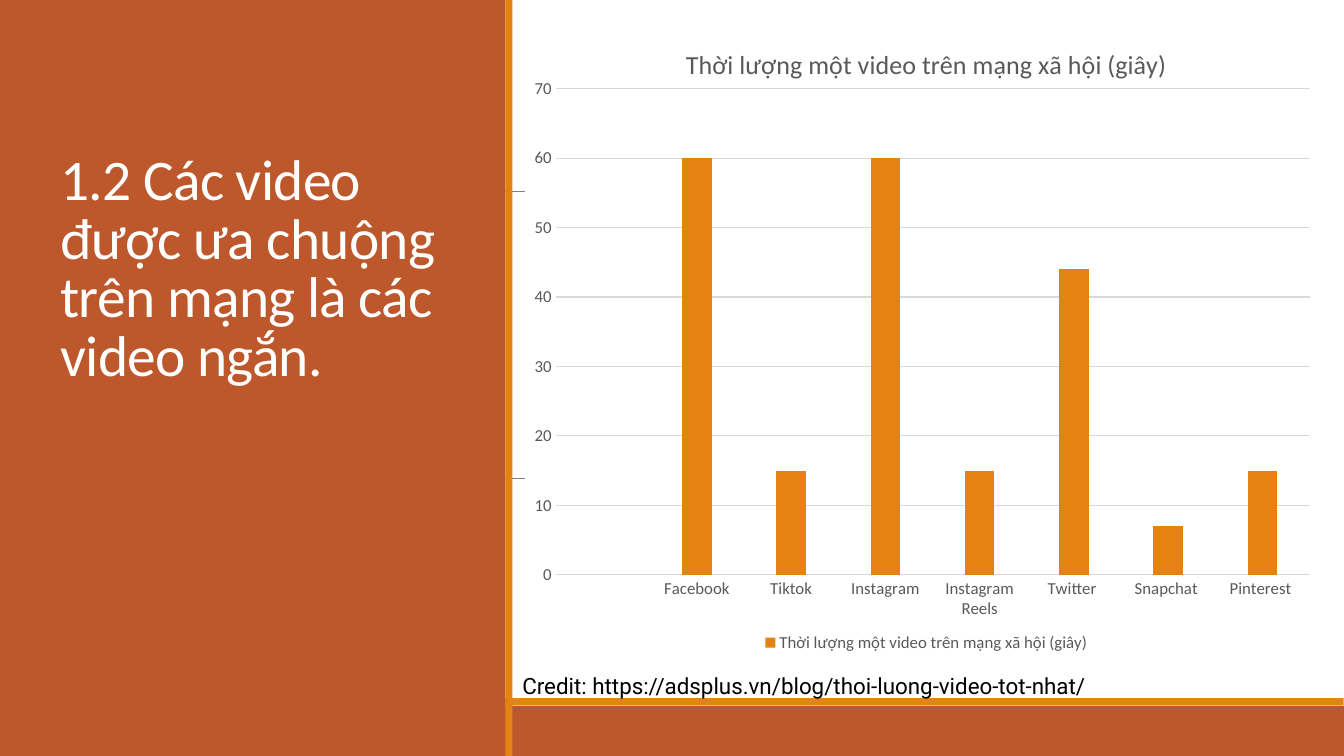
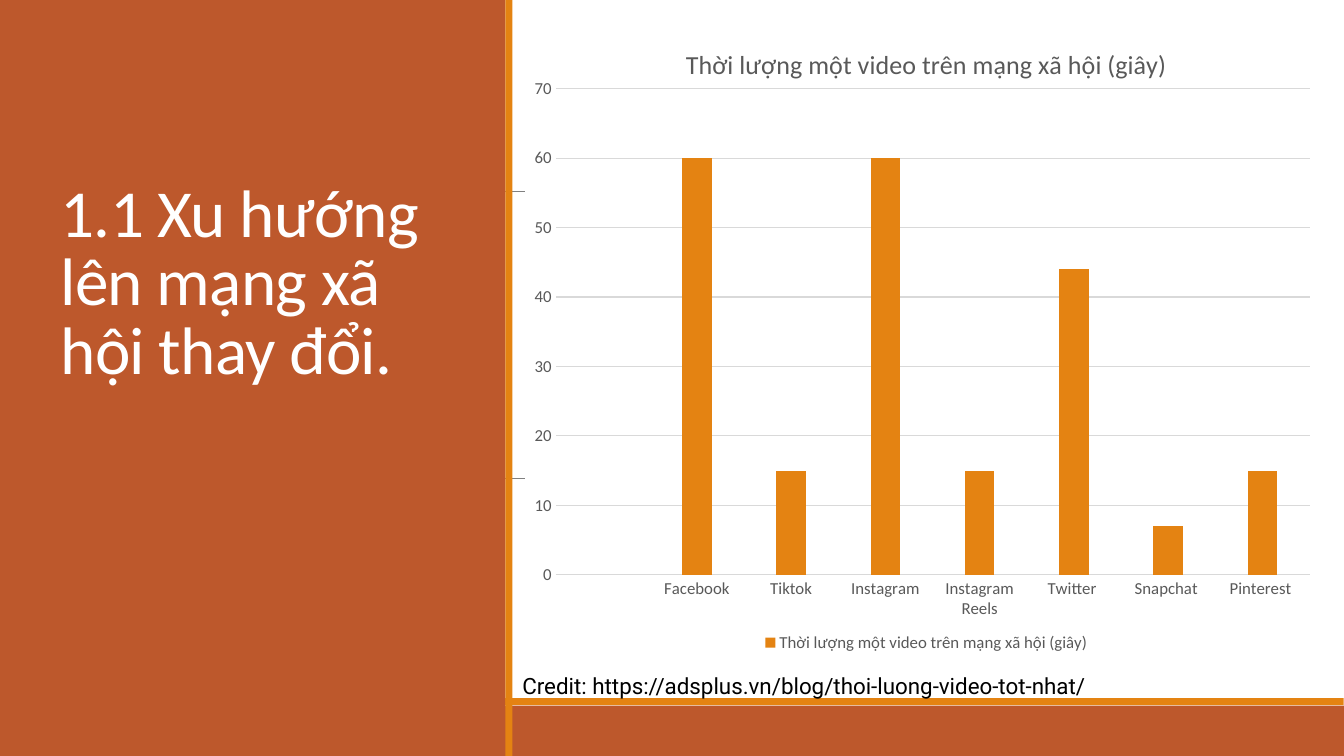
Before and after one commit to thedeadsheep/ang-VideoEditing, a slide deck: slide 7 of THIẾT KẾ VÀ XÂY DỰNG.pptx (slide 6 before the commit). Drawn at 1344x756 pixels with LibreOffice and Linux fonts; fonts in the diff are those of the drawing. Boxes give left, top, right and bottom in pixels: in the first picture for what was removed or moved away, otherwise in the second. Text is boxed around its words. In the diff, an @@ line names an element or a change of style, - is before the commit and + after.

```diff
--- a/THIẾT KẾ VÀ XÂY DỰNG.pptx
+++ b/THIẾT KẾ VÀ XÂY DỰNG.pptx
@@ title at bbox=[60, 190, 419, 386]: text changed; size 41 to 48 pt @@
-1.2 Các video được ưa chuộng trên mạng là các video ngắn.
+1.1 Xu hướng lên mạng xã hội thay đổi.
```
Also in this commit, not shown: 8 other slides changed, 4 slides added, 2 other files.
